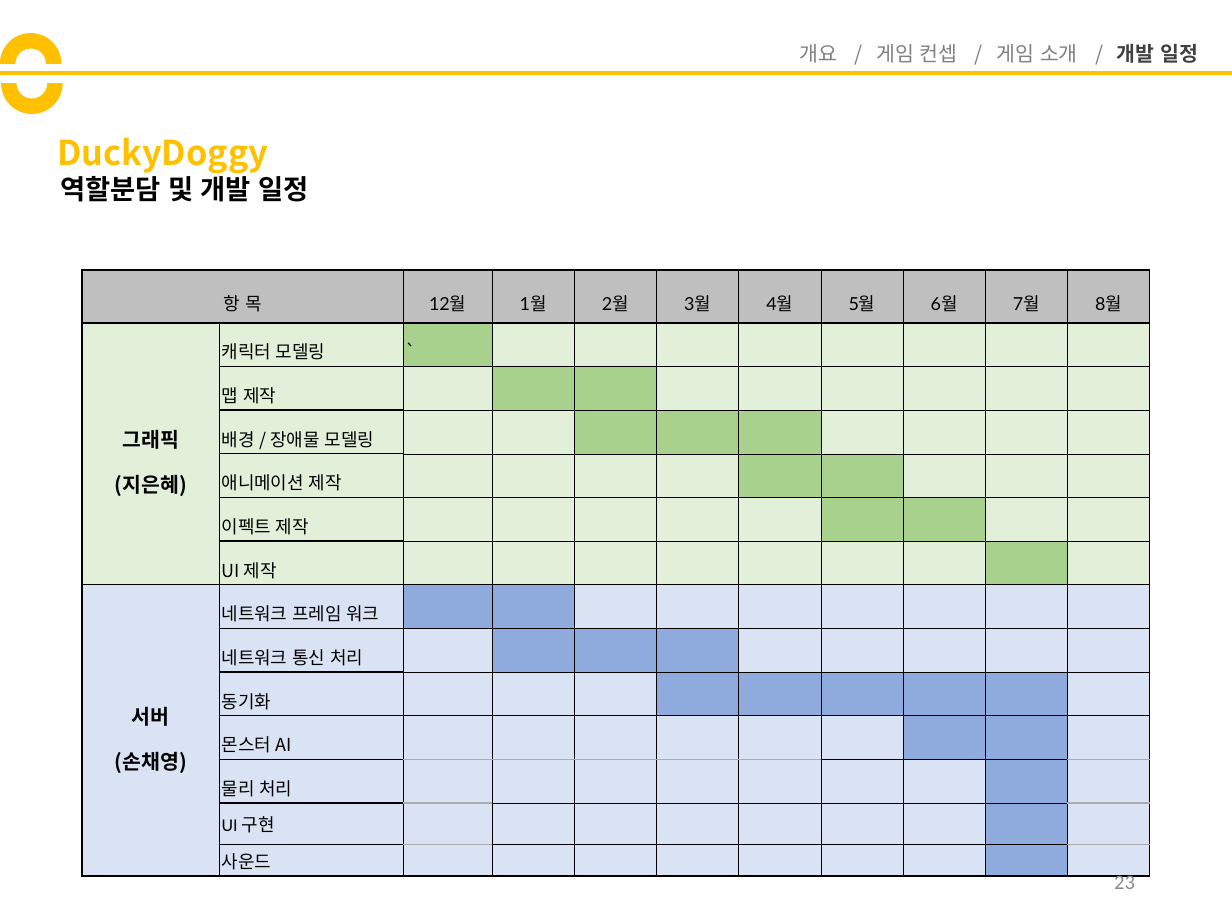
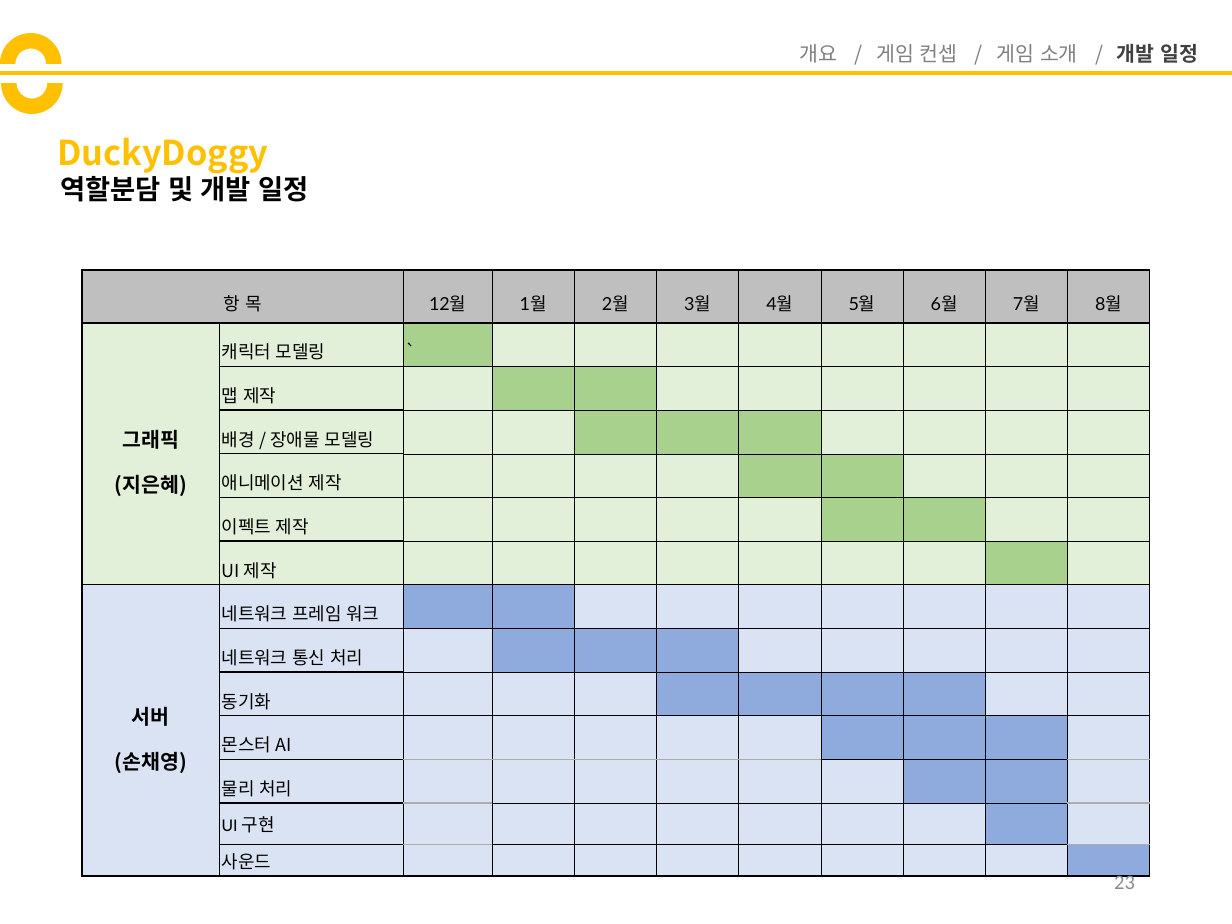
Before and after one commit to codnsj81/HuffAndPuff, a slide deck: slide 23 of 기획 문서/DuckyDoggy_기획서.pptx. Drawn at 1232x924 pixels with LibreOffice and Linux fonts; fonts in the diff are those of the drawing. Boxes give left, top, right and bottom in pixels: in the first picture for what was removed or moved away, otherwise in the second. Text is boxed around its words. In the diff, an @@ line names an element or a change of style, - is before the commit and + after.

```diff
--- a/기획 문서/DuckyDoggy_기획서.pptx
+++ b/기획 문서/DuckyDoggy_기획서.pptx
@@ table at bbox=[83, 270, 1152, 874] @@
@@ fill #8FAADC to #DAE3F3 in 2 cells @@
@@ fill #DAE3F3 to #8FAADC in 3 cells @@
```
Also in this commit, not shown: 5 other slides changed, 1 slide added.
